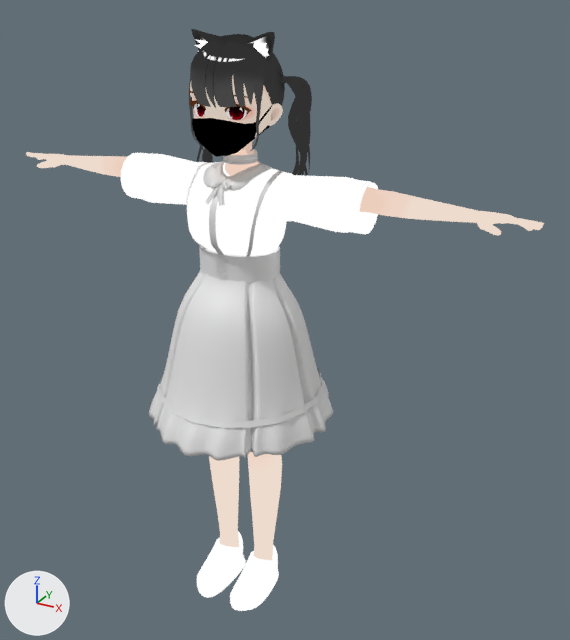
Two versions of the Blender file Jiraichan.blend, one commit apart.
Both versions are drawn from a 50 mm lens placed at (5.83, -9.2, 9.57), pointed at (0.54, 0.43, 4.75). Arrows for +X, +Y and +Z are at lower left; the lights stay in place.

Before the edit, the objects in view are built like this:
```python
ob_cylinder = bpy.data.objects.new('Cylinder', me_cylinder_003)
ob_cylinder.location = (0.0, 0.0, 0.0)
ob_shirt_botton_base = bpy.data.objects.new('shirt_botton_base', me_plane_004)
ob_shirt_botton_base.location = (0.0, 0.0, 0.0)
ob_skirt = bpy.data.objects.new('Skirt', me_cylinder_007)
ob_skirt.location = (0.0, 0.0, 0.0)
ob_skirt_accessory = bpy.data.objects.new('skirt_accessory', me_cylinder_004)
ob_skirt_accessory.location = (0.0, 0.0, 0.0)
ob_suspender = bpy.data.objects.new('suspender', me_plane_003)
ob_suspender.location = (0.0, 0.0, 0.0)
ob_waist = bpy.data.objects.new('waist', me_cylinder_001)
ob_waist.location = (0.0, 0.0, 0.0)
# also in view: 'Shoes' at (0.0, -0.26, 0.3); 'Mask' at (0.0, -0.17, 7.67); 'sleeve' at (0.0, 0.18, 6.74); 'shirt' at (0.0, -0.02, 6.39); 'Face' at (0.0, 0.06, 7.96)
```
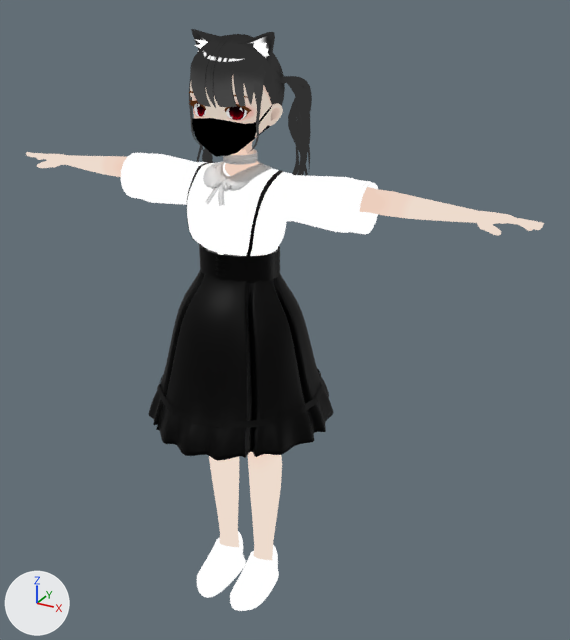
Boxes (x1, y1, x2, y2) around the edits, measured in the pictures (570 x 640 px):
```json
{"object": "Skirt", "change": "recoloured", "before": [149, 269, 334, 461], "after": [149, 269, 334, 461], "on screen": "grey to black"}
{"object": "waist", "change": "recoloured", "before": [199, 244, 280, 283], "after": [199, 244, 280, 283], "on screen": "grey to black"}
{"object": "skirt_accessory", "change": "recoloured", "before": [157, 369, 325, 428], "after": [157, 369, 325, 428], "on screen": "white to black"}
{"object": "suspender", "change": "recoloured", "before": [186, 162, 284, 256], "after": [186, 162, 284, 256], "on screen": "white to grey"}
{"object": "shirt_botton_base", "change": "recoloured", "before": [209, 187, 224, 255], "after": [209, 187, 224, 255], "on screen": "grey to white"}
```

Scene script edits in JSON lines:
```json
{"op": "add", "block": "mat_jirai_clothes_skirt_mat", "code": ["mat_jirai_clothes_skirt_mat = principled_material('jirai_clothes_skirt_mat')", "mat_jirai_clothes_skirt_mat.base_color = (0.0, 0.0, 0.0)  # black #000000", "mat_jirai_clothes_skirt_mat.specular_ior_level = 0.141"]}
{"block": "me_cylinder_007", "where": "me_cylinder_007.from_pydata(...)  # 216 vertices, 182 faces; spans x 0.0..1.52, y -1.65..1.61, z 3.27..5.97"}
{"op": "add", "block": "me_cylinder_007", "code": "me_cylinder_007.materials.append(mat_jirai_clothes_skirt_mat)  # black #000000"}
{"block": "me_cylinder_001", "where": "me_cylinder_001.from_pydata(...)  # 64 vertices, 48 faces; spans x -0.621..0.621, y -0.448..0.512, z 5.585..5.971"}
{"op": "add", "block": "me_cylinder_001", "code": "me_cylinder_001.materials.append(mat_jirai_clothes_skirt_mat)  # black #000000"}
{"block": "me_plane_003", "where": "me_plane_003.from_pydata(...)  # 46 vertices, 22 faces; spans x -0.326..0.647, y -0.489..0.602, z 5.915..7.09"}
{"op": "add", "block": "me_plane_003", "code": "me_plane_003.materials.append(mat_jirai_clothes_skirt_mat)  # black #000000"}
{"block": "me_cylinder_004", "where": "me_cylinder_004.from_pydata(...)  # 192 vertices, 128 faces; spans x -1.32..1.32, y -1.32..1.32, z 3.72..3.83"}
{"op": "add", "block": "me_cylinder_004", "code": "me_cylinder_004.materials.append(mat_jirai_clothes_skirt_mat)  # black #000000"}
{"block": "me_plane_004", "where": "me_plane_004.from_pydata(...)  # 30 vertices, 14 faces; spans x -0.05..0.05, y -0.64..-0.47, z 5.86..7.48"}
{"op": "add", "block": "me_plane_004", "code": "me_plane_004.materials.append(mat_clothes_necomimi)"}
```
